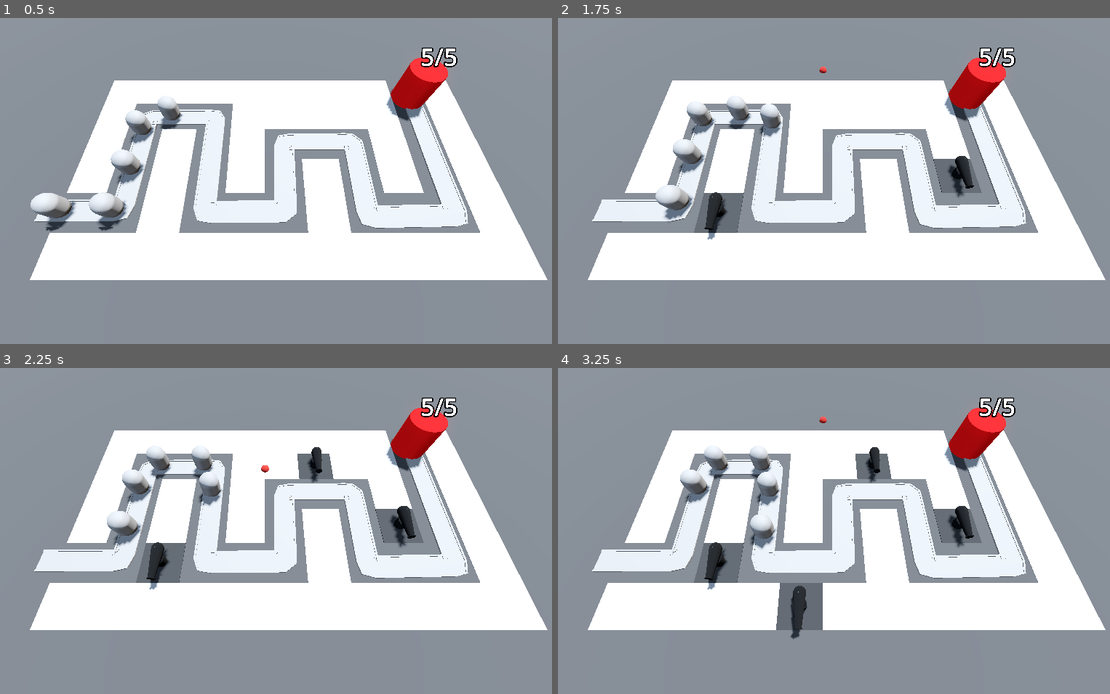
Above: before the commit, frames 1-4 (two rows, left to right).
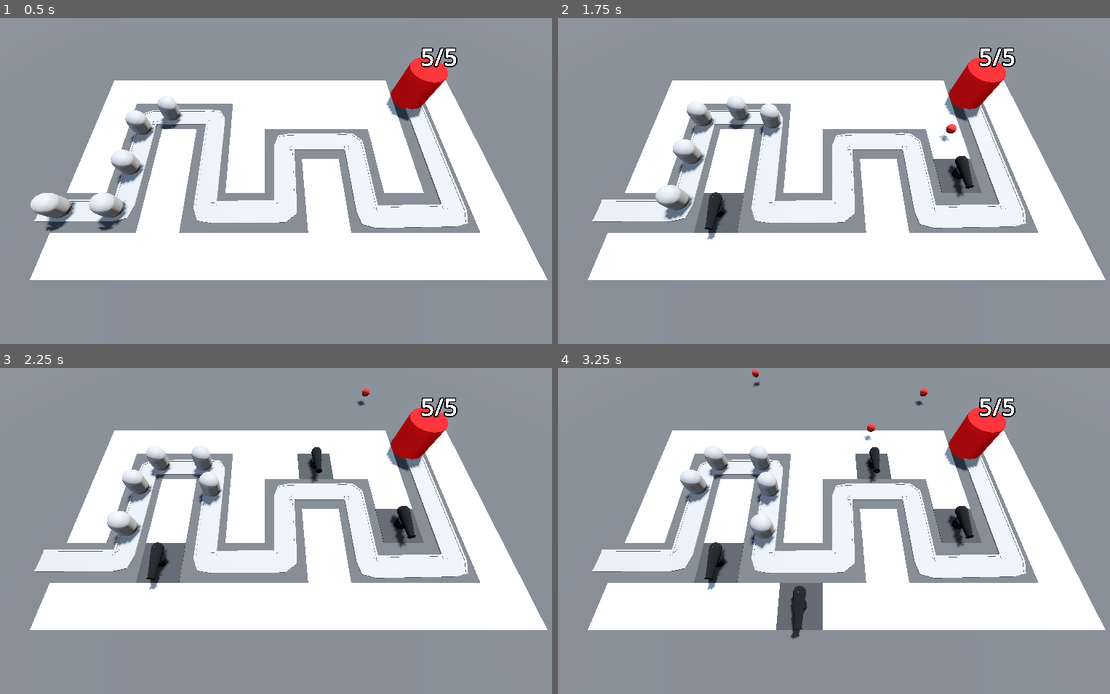
Above: after the commit, the same moments.

Repository: Ghosty-CodeX/Barbarian_Blaster
Game: Godot game, scene res://Scenes/Levels/BaseLevel.tscn
Two runs of this game, one before a commit and one after it. Both use one fixed random seed, a clock stepped at 60 frames per second and the inputs below.
Inputs (mouse positions are in pixels of both pictures, inside the frame that each line leads up to):
- Up to frame 1 (0.5 s): no input
- Up to frame 2 (1.75 s): move the mouse to (949, 164) at 0.52 s; press the mouse at (949, 164) at 0.53 s; move the mouse to (707, 197) at 1.27 s; release the mouse at (707, 197) at 1.28 s; click (707, 197) at 1.35 s
- Up to frame 3 (2.25 s): move the mouse to (325, 459) at 2.02 s; press the mouse at (325, 459) at 2.03 s
- Up to frame 4 (3.25 s): move the mouse to (795, 596) at 2.77 s; release the mouse at (795, 596) at 2.78 s; click (795, 596) at 2.85 s

Frame 1 is identical in both runs. In frame 2, less than 0.1% of the frame differs, in the area x 47-73%, y 14-39%; in frame 3, less than 0.1%; in frame 4, 0.2%, in the area x 35-67%, y 0-23%.

Commit message:
Projectiles updated

Diff:
--- a/Scenes/Turret/projectile.tscn
+++ b/Scenes/Turret/projectile.tscn
@@ -19,3 +19,10 @@
 
 [node name="CollisionShape3D" type="CollisionShape3D" parent="."]
 shape = SubResource("SphereShape3D_tnjki")
+
+[node name="Timer" type="Timer" parent="."]
+wait_time = 2.0
+one_shot = true
+autostart = true
+
+[connection signal="timeout" from="Timer" to="." method="_on_timer_timeout"]
--- a/Scenes/Turret/turret.gd
+++ b/Scenes/Turret/turret.gd
@@ -1,7 +1,10 @@
 extends Node3D
 
 @export var projectile : PackedScene
+@onready var turret_barrel: MeshInstance3D = $TurretBase/TurretBarrel
 
-func _ready() -> void:
+
+func _on_timer_timeout() -> void:
 	var shot = projectile.instantiate()
 	add_child(shot)
+	shot.global_position = turret_barrel.global_position
--- a/Scenes/Turret/turret.tscn
+++ b/Scenes/Turret/turret.tscn
@@ -58,3 +58,8 @@
 [node name="BarrelFlint" type="MeshInstance3D" parent="TurretBase/TurretBarrel"]
 transform = Transform3D(1, 0, 0, 0, -4.37114e-08, 0.335, 0, -1, -1.46433e-08, 0.00642489, -0.945372, -0.447935)
 mesh = SubResource("TextMesh_r3tmf")
+
+[node name="Timer" type="Timer" parent="."]
+autostart = true
+
+[connection signal="timeout" from="Timer" to="." method="_on_timer_timeout"]
--- a/Scripts/projectile.gd
+++ b/Scripts/projectile.gd
@@ -7,3 +7,7 @@
 
 func _physics_process(delta: float) -> void:
 	position += direction * speed * delta
+
+
+func _on_timer_timeout() -> void:
+	queue_free()
